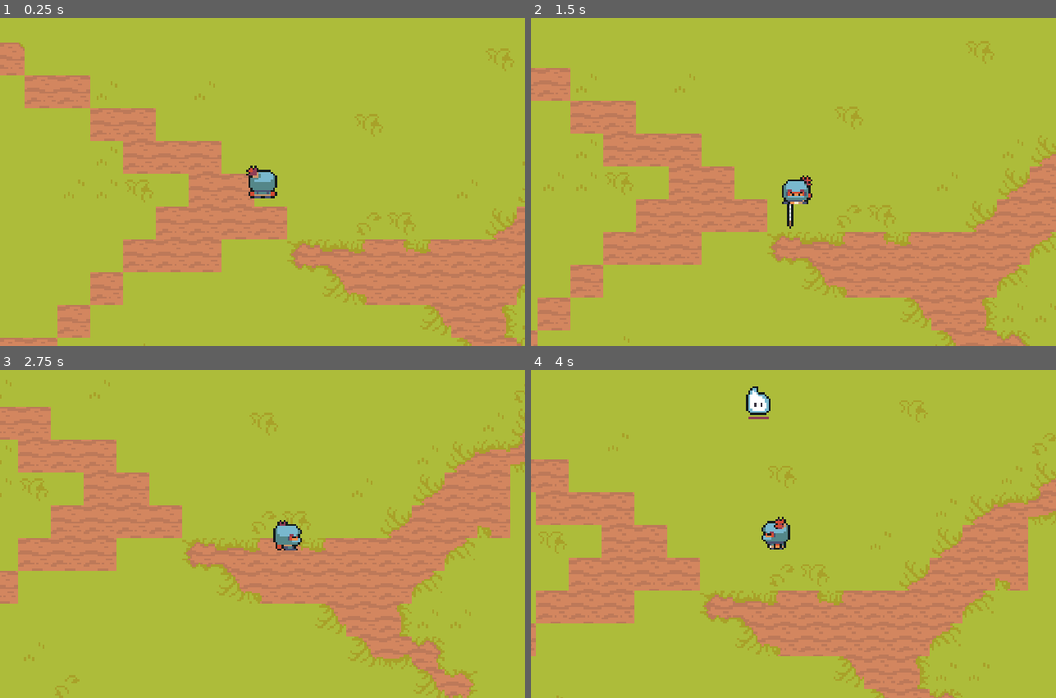
Above: before the commit, frames 1-4 (two rows, left to right).
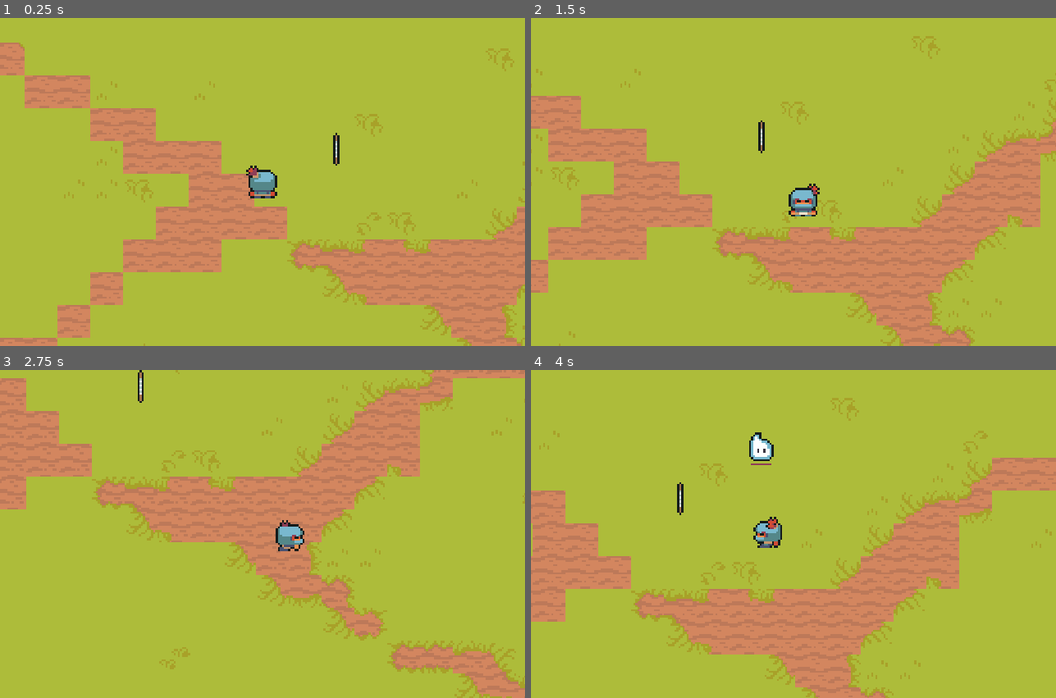
Above: after the commit, the same moments.

Repository: tspr0tege/little-ninja
Game: Godot game, scene res://test.tscn
Same seed, same stepped clock (60 frames per second), same inputs: the game is played once before the commit and once after it.
Inputs:
- Up to frame 1 (0.25 s): no input
- Up to frame 2 (1.5 s): tap Enter at 0.5 s; hold Right (ui_right) 0.53-1.28 s; tap Space (ui_select) at 0.6, 0.77, 1.07, 1.35 s; hold Down (ui_down) from 1.28 s (still down)
- Up to frame 3 (2.75 s): tap Space (ui_select) at 1.52, 1.82, 2.1 s; release Down (ui_down) at 2.03 s; hold Right (ui_right) from 2.03 s (still down)
- Up to frame 4 (4 s): release Right (ui_right) at 2.78 s; hold Up (ui_up) 2.78-3.53 s; tap Space (ui_select) at 2.85, 3.02, 3.32, 3.6, 3.77 s; hold Left (ui_left) from 3.53 s (still down)

The runs differ from the first frame. In frame 1, 0.1% of the frame differs, in the area x 63-65%, y 35-45%; in frame 2, 28%; in frame 3, 35%, in the area x 0-100%, y 0-100%; in frame 4, 29%.

Commit message:
Added the ability to throw weapon in hand
-X now attacks, and A will throw the weapon that's equipped
-When the thrown weapon hits something, it will spawn the appropriate
pickup on the ground
-Current iteration is the definition of brute forced. Code would deeply
benefit from refactoring for modularity

Diff:
--- a/entities/enemies/spirit/spirit.tscn
+++ b/entities/enemies/spirit/spirit.tscn
@@ -89,10 +89,9 @@
 }
 
 [sub_resource type="CircleShape2D" id="CircleShape2D_xvxap"]
-radius = 37.0
+radius = 55.0091
 
 [node name="Spirit" type="CharacterBody2D" groups=["weiners"]]
-position = Vector2(44, 40)
 collision_mask = 0
 script = ExtResource("1_klk3g")
 
--- a/entities/player/player.gd
+++ b/entities/player/player.gd
@@ -10,7 +10,11 @@
 var leftEdge
 var topEdge
 
-const STICK = preload("res://weapons/stick/stick.tscn")
+var weapon_in_hand = false
+var WEAPON_ATTACK: PackedScene
+var WEAPON_THROW: PackedScene
+#const STICK = preload("res://weapons/stick/swing.tscn")
+#const THROWN_STICK = preload("res://weapons/stick/throw.tscn")
 const attackInstantiationPoint = {
 	"up": {
 		"position": Vector2(-3, -4),
@@ -72,18 +76,58 @@
 
 	# ATTACK
 
-	if Input.is_action_just_pressed("ui_select") and not in_action:
+	if Input.is_action_just_pressed("attack") and not in_action:
 		in_action = true
 		action_timer.start()
 		var currentDirection = $AnimatedSprite2D.animation.split("-")[-1]
 		$AnimatedSprite2D.play("attack-" + currentDirection)
 
-		var ATTACK = STICK.instantiate()
-		if currentDirection == "up":
-			ATTACK.z_index = -1
-		ATTACK.rotation = deg_to_rad(attackInstantiationPoint[currentDirection].rotation)
-		ATTACK.position = attackInstantiationPoint[currentDirection].position
-		add_child(ATTACK)
+		if weapon_in_hand:
+			var ATTACK = WEAPON_ATTACK.instantiate()
+			if currentDirection == "up":
+				ATTACK.z_index = -1
+			ATTACK.rotation = deg_to_rad(attackInstantiationPoint[currentDirection].rotation)
+			ATTACK.position = attackInstantiationPoint[currentDirection].position
+			add_child(ATTACK)
+
+	if Input.is_action_just_pressed("ui_select") and not in_action:
+		if weapon_in_hand:
+			in_action = true
+			action_timer.start()
+			var currentDirection = $AnimatedSprite2D.animation.split("-")[-1]
+			$AnimatedSprite2D.play("attack-" + currentDirection)
+
+			var inputDirection: Vector2
+			if direction:
+				inputDirection = direction.normalized()
+			else:
+				match $AnimatedSprite2D.animation.split("-")[-1]:
+					"up":
+						inputDirection = Vector2(0, -1).normalized()
+					"down":
+						inputDirection = Vector2(0, 1).normalized()
+					"left":
+						inputDirection = Vector2(-1, 0).normalized()
+					"right":
+						inputDirection = Vector2(1, 0).normalized()
+
+			var ATTACK = WEAPON_THROW.instantiate()
+			ATTACK.position = attackInstantiationPoint[currentDirection].position
+			add_child(ATTACK)
+			ATTACK.velocity = inputDirection * 150
+
+			weapon_in_hand = false
+		else:
+			var touchingEntities = $HitBox.get_overlapping_areas()
+			for entity in touchingEntities:
+				var target = entity.get_parent()
+				if target.is_in_group("pickups"):
+					#print("Picked up: %s" % [str(target.item_name)])
+					weapon_in_hand = true
+					WEAPON_ATTACK = load(target.WEAPON_ATTACK)
+					WEAPON_THROW = load(target.WEAPON_THROW)
+					target.queue_free()
+					break
 
 func _on_action_timer_timeout() -> void:
 	in_action = false
--- a/project.godot
+++ b/project.godot
@@ -23,6 +23,7 @@
 [global_group]
 
 Player=""
+pickups=""
 
 [input]
 
@@ -32,6 +33,11 @@
 , Object(InputEventKey,"resource_local_to_scene":false,"resource_name":"","device":0,"window_id":0,"alt_pressed":false, …(181 unchanged characters)…
 ]
 }
+attack={
+"deadzone": 0.5,
+"events": [Object(InputEventJoypadButton,"resource_local_to_scene":false,"resource_name":"","device":-1,"button_index":2,"pressure":0.0,"pressed":true,"script":null)
+]
+}
 
 [rendering]
 
--- a/test.tscn
+++ b/test.tscn
@@ -1,15 +1,16 @@
-[gd_scene load_steps=7 format=4 uid="uid://dpsra33or1836"]
+[gd_scene load_steps=8 format=4 uid="uid://dpsra33or1836"]
 
 [ext_resource type="PackedScene" uid="uid://bc6l2kcpu1cs6" path="res://entities/player/player.tscn" id="1_gxa8d"]
 [ext_resource type="Script" path="res://camera_2d.gd" id="2_hmjvj"]
 [ext_resource type="TileSet" uid="uid://knpblldpfwtx" path="res://environments/NatureTileSet.tres" id="2_ladtl"]
 [ext_resource type="PackedScene" uid="uid://ivl4ra37gh43" path="res://entities/enemies/spirit/spirit.tscn" id="3_q771a"]
 [ext_resource type="Script" path="res://spawner.gd" id="3_ve64f"]
+[ext_resource type="PackedScene" uid="uid://dhyfsngiware2" path="res://weapons/stick/pickup.tscn" id="6_lv6lb"]
 
 [sub_resource type="Curve2D" id="Curve2D_t1vbj"]
 resource_local_to_scene = true
 _data = {
-"points": PackedVector2Array(0, 0, 0, 0, -140, -90, 0, 0, 0, 0, 140, -90, 0, 0, 0, 0, 140, 90, 0, 0, 0, 0, -140, 90, 0, 0, 0, 0, -140, -90)
+"points": PackedVector2Array(0, 0, 0, 0, -150, -100, 0, 0, 0, 0, 150, -100, 0, 0, 0, 0, 150, 100, 0, 0, 0, 0, -150, 100, 0, 0, 0, 0, -150, -100)
 }
 point_count = 5
 
@@ -31,7 +32,7 @@
 enemy_to_spawn = ExtResource("3_q771a")
 
 [node name="SpawnRim" type="PathFollow2D" parent="Player/Camera2D/Spawner"]
-position = Vector2(-140, -90)
+position = Vector2(-150, -100)
 
 [node name="Timer" type="Timer" parent="Player/Camera2D/Spawner"]
 wait_time = 2.0
@@ -56,4 +57,7 @@
 [node name="Spirit2" parent="." instance=ExtResource("3_q771a")]
 position = Vector2(89, 107)
 
+[node name="Pickup" parent="." instance=ExtResource("6_lv6lb")]
+position = Vector2(360, 180)
+
 [connection signal="timeout" from="Player/Camera2D/Spawner/Timer" to="Player/Camera2D/Spawner" method="_on_timer_timeout"]
--- /dev/null
+++ b/weapons/stick/pickup.gd
@@ -0,0 +1,5 @@
+extends Node2D
+
+const item_name = "stick"
+const WEAPON_ATTACK = "res://weapons/stick/swing.tscn"
+const WEAPON_THROW = "res://weapons/stick/throw.tscn"
--- /dev/null
+++ b/weapons/stick/pickup.tscn
@@ -0,0 +1,19 @@
+[gd_scene load_steps=4 format=3 uid="uid://dhyfsngiware2"]
+
+[ext_resource type="Script" path="res://weapons/stick/pickup.gd" id="1_edym0"]
+[ext_resource type="Texture2D" uid="uid://bxnlyoco77xsx" path="res://weapons/stick/Sprite.png" id="2_44dyy"]
+
+[sub_resource type="CircleShape2D" id="CircleShape2D_qx0yj"]
+radius = 8.06226
+
+[node name="Pickup" type="Node2D" groups=["pickups"]]
+script = ExtResource("1_edym0")
+
+[node name="Sprite2D" type="Sprite2D" parent="."]
+texture = ExtResource("2_44dyy")
+
+[node name="Area2D" type="Area2D" parent="."]
+
+[node name="CollisionShape2D" type="CollisionShape2D" parent="Area2D"]
+shape = SubResource("CircleShape2D_qx0yj")
+debug_color = Color(0, 1, 0, 0.419608)
--- /dev/null
+++ b/weapons/stick/swing.tscn
@@ -0,0 +1,71 @@
+[gd_scene load_steps=8 format=3 uid="uid://cse04w0axmxlg"]
+
+[ext_resource type="Script" path="res://weapons/stick/swing.gd" id="1_kb7qi"]
+[ext_resource type="Texture2D" uid="uid://dqlptptbfbcw7" path="res://weapons/stick/SpriteInHand.png" id="2_3km4a"]
+[ext_resource type="PackedScene" uid="uid://dmlmylke10jns" path="res://components/nodes/dmg_node.tscn" id="3_xklja"]
+
+[sub_resource type="RectangleShape2D" id="RectangleShape2D_a2atx"]
+size = Vector2(2, 11)
+
+[sub_resource type="Animation" id="Animation_eprkh"]
+length = 0.001
+tracks/0/type = "value"
+tracks/0/imported = false
+tracks/0/enabled = true
+tracks/0/path = NodePath("Sprite2D:rotation")
+tracks/0/interp = 1
+tracks/0/loop_wrap = true
+tracks/0/keys = {
+"times": PackedFloat32Array(0),
+"transitions": PackedFloat32Array(1),
+"update": 0,
+"values": [0.0]
+}
+
+[sub_resource type="Animation" id="Animation_f0vj5"]
+resource_name = "swing"
+length = 0.2
+tracks/0/type = "value"
+tracks/0/imported = false
+tracks/0/enabled = true
+tracks/0/path = NodePath("Sprite2D:rotation")
+tracks/0/interp = 1
+tracks/0/loop_wrap = true
+tracks/0/keys = {
+"times": PackedFloat32Array(0, 0.0666667, 0.133333),
+"transitions": PackedFloat32Array(1, 0.965936, 0.965936),
+"update": 0,
+"values": [-1.5708, 0.0, 0.0]
+}
+
+[sub_resource type="AnimationLibrary" id="AnimationLibrary_64xmg"]
+_data = {
+"RESET": SubResource("Animation_eprkh"),
+"swing": SubResource("Animation_f0vj5")
+}
+
+[node name="Stick" type="Node2D"]
+script = ExtResource("1_kb7qi")
+
+[node name="Sprite2D" type="Sprite2D" parent="."]
+texture = ExtResource("2_3km4a")
+offset = Vector2(0, 6)
+
+[node name="Area2D" type="Area2D" parent="Sprite2D"]
+position = Vector2(0, 6)
+
+[node name="CollisionShape2D" type="CollisionShape2D" parent="Sprite2D/Area2D"]
+position = Vector2(0, -0.5)
+shape = SubResource("RectangleShape2D_a2atx")
+debug_color = Color(1, 0, 0, 0.419608)
+
+[node name="AnimationPlayer" type="AnimationPlayer" parent="."]
+libraries = {
+"": SubResource("AnimationLibrary_64xmg")
+}
+
+[node name="DMG_node" parent="." instance=ExtResource("3_xklja")]
+knockbackStrength = 150.0
+
+[connection signal="body_entered" from="Sprite2D/Area2D" to="." method="_on_collision_detected"]
+[connection signal="animation_finished" from="AnimationPlayer" to="." method="_on_animation_finished"]
--- /dev/null
+++ b/weapons/stick/throw.gd
@@ -0,0 +1,28 @@
+extends CharacterBody2D
+
+@onready var player = find_parent("Player")
+const pickup = "res://weapons/stick/pickup.tscn"
+var lastStruckEnemy: Node2D
+var currentDirection: String
+
+# Called when the node enters the scene tree for the first time.
+func _ready() -> void:
+	currentDirection = player.get_node("AnimatedSprite2D").animation.split("-")[-1]
+	$AnimationPlayer.play("spin")
+
+func _physics_process(_delta: float) -> void:
+	move_and_slide()
+
+func _on_collision_detected(body: Node2D) -> void:
+	if body.is_in_group("weiners") and not lastStruckEnemy == body:
+		#print("Striking " + str(body.name))
+		lastStruckEnemy = body
+		if body.has_node("HP_node"):
+			body.get_node("HP_node").take_damage_from($DMG_node)
+
+	if body != player:
+		var new_pickup = load(pickup).instantiate()
+		new_pickup.position = self.global_position
+		#print("Placing new_pickup on " + str(get_tree().root.get_child(0)))
+		get_tree().root.get_child(0).call_deferred("add_child", new_pickup)
+		self.queue_free()
--- a/weapons/stick/stick.tscn
+++ b/weapons/stick/throw.tscn
@@ -1,11 +1,11 @@
-[gd_scene load_steps=8 format=3 uid="uid://cse04w0axmxlg"]
+[gd_scene load_steps=8 format=3 uid="uid://cdlgx776gp1iv"]
 
-[ext_resource type="Script" path="res://weapons/stick/stick.gd" id="1_sniua"]
-[ext_resource type="Texture2D" uid="uid://dqlptptbfbcw7" path="res://weapons/stick/SpriteInHand.png" id="2_xk0x1"]
-[ext_resource type="PackedScene" uid="uid://dmlmylke10jns" path="res://components/nodes/dmg_node.tscn" id="3_a7ylo"]
+[ext_resource type="Script" path="res://weapons/stick/throw.gd" id="1_1oo0b"]
+[ext_resource type="Texture2D" uid="uid://bxnlyoco77xsx" path="res://weapons/stick/Sprite.png" id="2_ipf7c"]
+[ext_resource type="PackedScene" uid="uid://dmlmylke10jns" path="res://components/nodes/dmg_node.tscn" id="3_jlq6r"]
 
 [sub_resource type="RectangleShape2D" id="RectangleShape2D_a2atx"]
-size = Vector2(2, 11)
+size = Vector2(2, 16)
 
 [sub_resource type="Animation" id="Animation_eprkh"]
 length = 0.001
@@ -22,9 +22,10 @@
 "values": [0.0]
 }
 
-[sub_resource type="Animation" id="Animation_f0vj5"]
-resource_name = "swing"
-length = 0.2
+[sub_resource type="Animation" id="Animation_pc8vm"]
+resource_name = "spin"
+length = 0.3
+loop_mode = 1
 tracks/0/type = "value"
 tracks/0/imported = false
 tracks/0/enabled = true
@@ -32,30 +33,29 @@
 tracks/0/interp = 1
 tracks/0/loop_wrap = true
 tracks/0/keys = {
-"times": PackedFloat32Array(0, 0.0666667, 0.133333),
-"transitions": PackedFloat32Array(1, 0.965936, 0.965936),
+"times": PackedFloat32Array(0, 0.3),
+"transitions": PackedFloat32Array(1, 1),
 "update": 0,
-"values": [-1.5708, 0.0, 0.0]
+"values": [0.0, 6.28319]
 }
 
 [sub_resource type="AnimationLibrary" id="AnimationLibrary_64xmg"]
 _data = {
 "RESET": SubResource("Animation_eprkh"),
-"swing": SubResource("Animation_f0vj5")
+"spin": SubResource("Animation_pc8vm")
 }
 
-[node name="Stick" type="Node2D"]
-script = ExtResource("1_sniua")
+[node name="Stick" type="CharacterBody2D"]
+script = ExtResource("1_1oo0b")
 
 [node name="Sprite2D" type="Sprite2D" parent="."]
-texture = ExtResource("2_xk0x1")
-offset = Vector2(0, 6)
+texture = ExtResource("2_ipf7c")
 
 [node name="Area2D" type="Area2D" parent="Sprite2D"]
 position = Vector2(0, 6)
 
 [node name="CollisionShape2D" type="CollisionShape2D" parent="Sprite2D/Area2D"]
-position = Vector2(0, -0.5)
+position = Vector2(0, -6)
 shape = SubResource("RectangleShape2D_a2atx")
 debug_color = Color(1, 0, 0, 0.419608)
 
@@ -64,8 +64,8 @@
 "": SubResource("AnimationLibrary_64xmg")
 }
 
-[node name="DMG_node" parent="." instance=ExtResource("3_a7ylo")]
-knockbackStrength = 150.0
+[node name="DMG_node" parent="." instance=ExtResource("3_jlq6r")]
+knockbackStrength = 190.0
 
 [connection signal="body_entered" from="Sprite2D/Area2D" to="." method="_on_collision_detected"]
 [connection signal="animation_finished" from="AnimationPlayer" to="." method="_on_animation_finished"]
Renamed: weapons/stick/stick.gd -> weapons/stick/swing.gd
